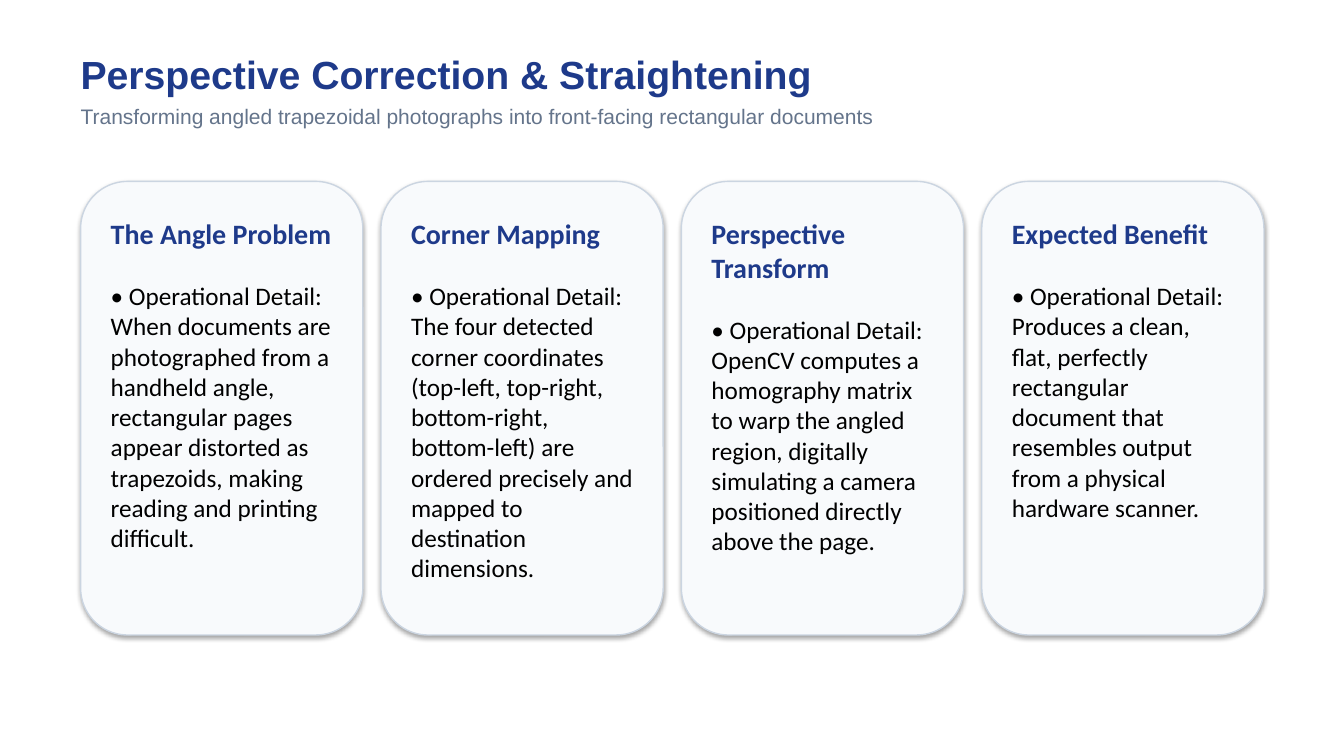
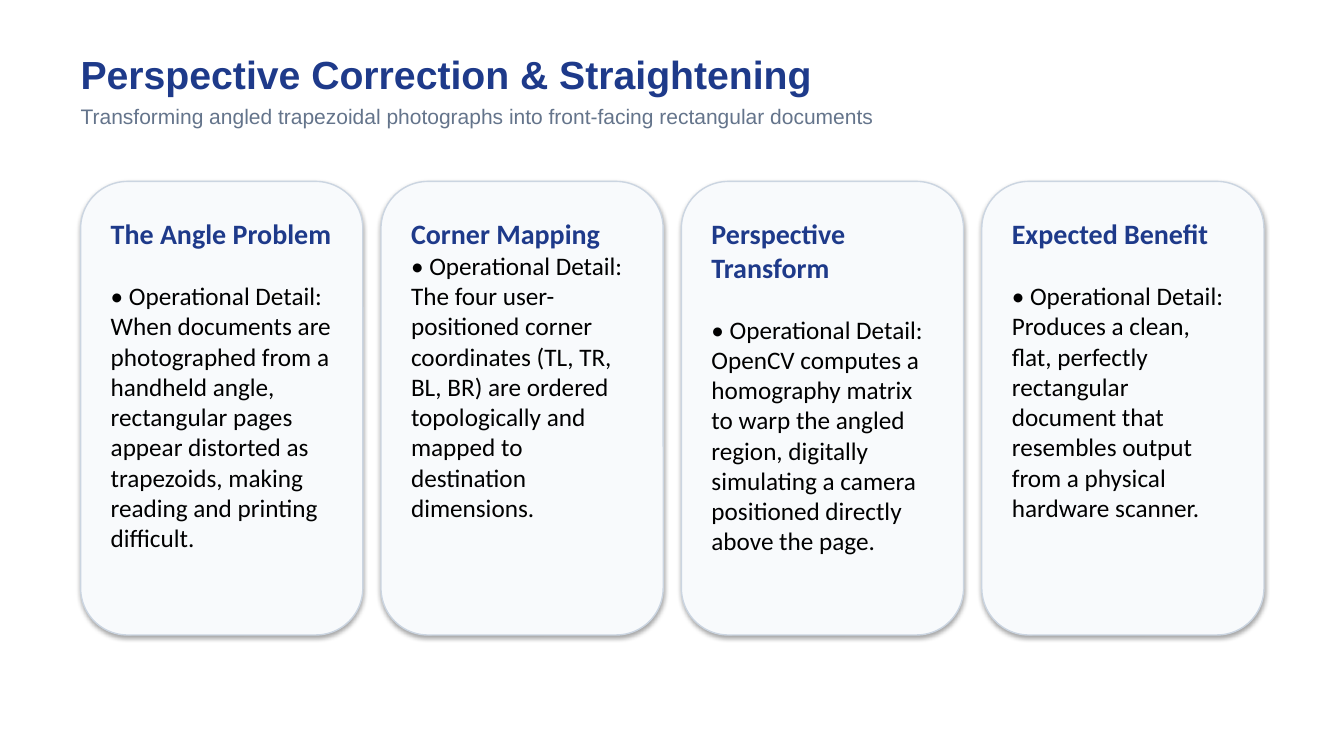
Before and after one commit to Neelam-3432/Section-C_Team_Number-15, a slide deck: slide 7 of Scanify_Presentation (1).pptx. Drawn at 1344x756 pixels with LibreOffice and Linux fonts; fonts in the diff are those of the drawing. Boxes give left, top, right and bottom in pixels: in the first picture for what was removed or moved away, otherwise in the second. Text is boxed around its words. In the diff, an @@ line names an element or a change of style, - is before the commit and + after.

```diff
--- a/Scanify_Presentation (1).pptx
+++ b/Scanify_Presentation (1).pptx
@@ text at <box>411,257,622,518</box>: text changed @@
-• Operational Detail:
-The four detected corner coordinates (top-left, top-right, bottom-right, bottom-left) are ordered precisely and mapped to destination dimensions.
+• Operational Detail: The four user-positioned corner coordinates (TL, TR, BL, BR) are ordered topologically and mapped to destination dimensions.
```
Also in this commit, not shown: 6 other slides changed, 4 other files.
